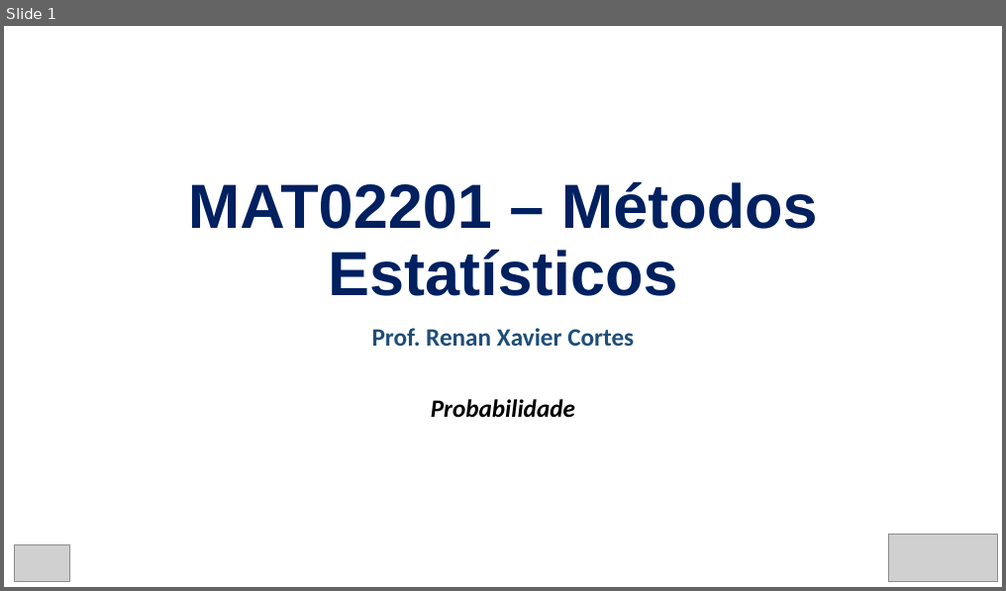
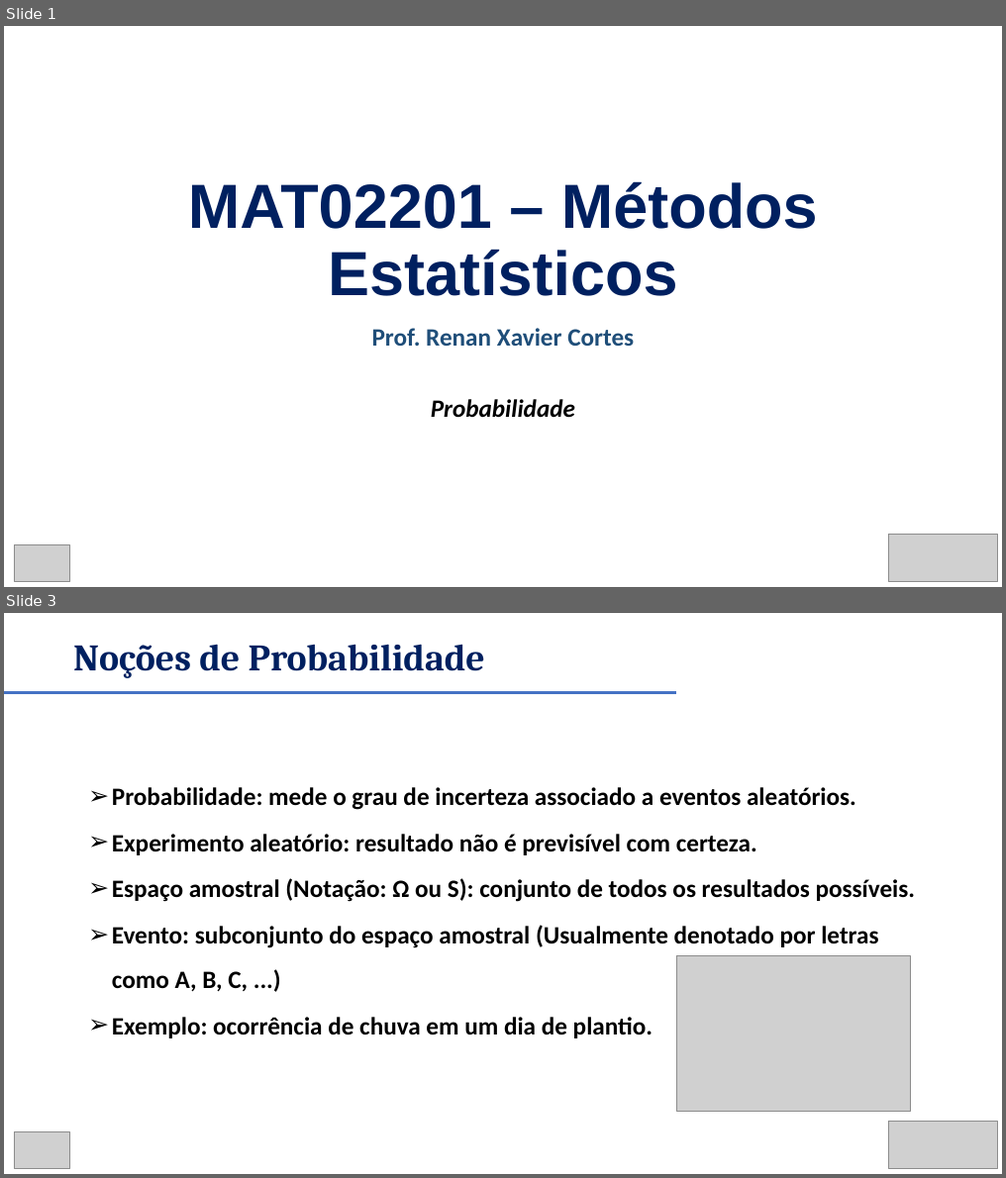
Before and after one commit to renanxcortes/teaching, a slide deck: Metodos_Estatisticos/slides/semana_5_a_6.pptx. Shown one above the other, each under a label of ours: slide 1 before the commit, slides 1 and 3 after it; the slides between them are not shown. The pictures are 1006x591 and 1006x1178 pixels, drawn with LibreOffice and Linux fonts; fonts in the diff are those of the drawing; grey boxes stand for pictures. Boxes give left, top, right and bottom in pixels: in the first picture for what was removed or moved away, otherwise in the second. Text is boxed around its words. In the diff, an @@ line names an element or a change of style, - is before the commit and + after.

```diff
--- a/Metodos_Estatisticos/slides/semana_5_a_6.pptx
+++ b/Metodos_Estatisticos/slides/semana_5_a_6.pptx
@@ slide 3 added at <box>4,613,1002,1174</box>, background #FFFFFF @@
@@ text added at <box>73,644,485,678</box>, 36 pt, text #002060, bold @@
+Noções de Probabilidade
@@ line added from (4, 692) to (676, 692), #4472C4 3 pt @@
@@ text added at <box>112,787,916,1039</box>, 24 pt, text #000000, bold @@
+➢ Probabilidade: mede o grau de incerteza associado a eventos aleatórios.
+➢ Experimento aleatório: resultado não é previsível com certeza.
+➢ Espaço amostral (Notação: Ω ou S): conjunto de todos os resultados possíveis.
+➢ Evento: subconjunto do espaço amostral (Usualmente denotado por letras como A, B, C, ...)
+➢ Exemplo: ocorrência de chuva em um dia de plantio.
@@ picture added at <box>676,956,911,1111</box> @@
@@ picture added at <box>14,1133,70,1169</box> @@
@@ picture added at <box>888,1121,997,1168</box> @@
```
Also in this commit, not shown: 1 slide changed, 10 other slides added, 1 slide removed.
